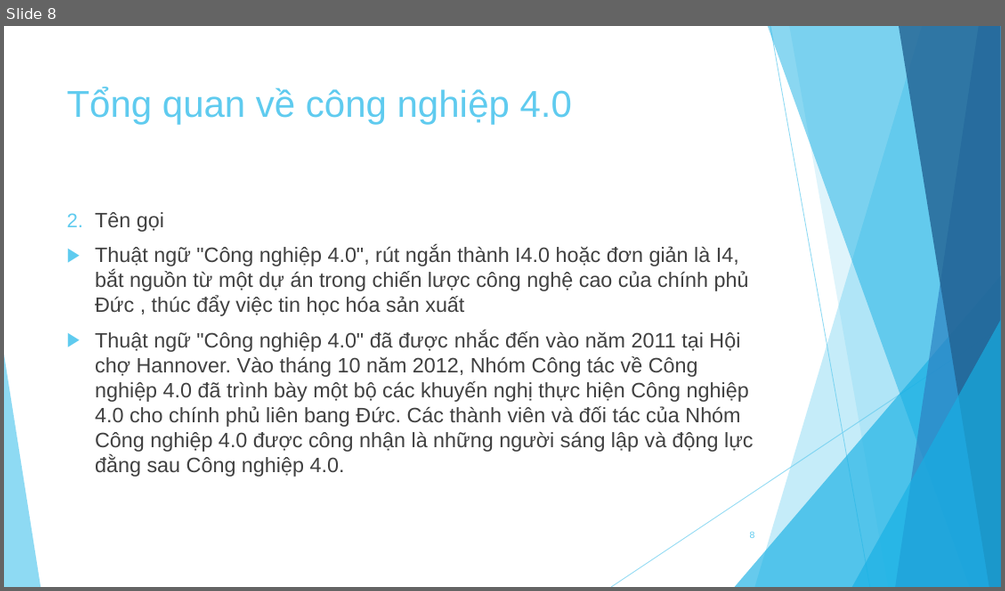
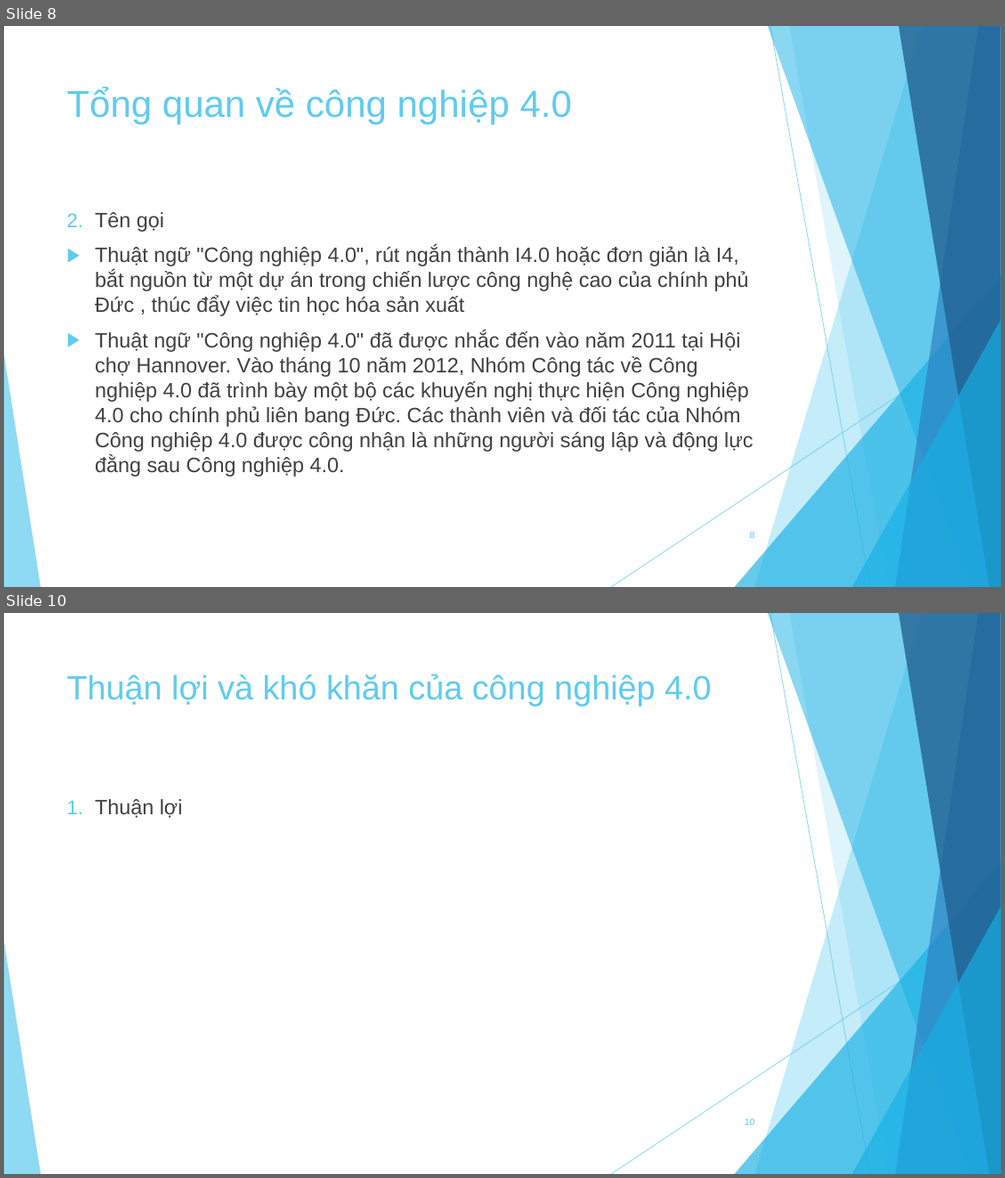
Before and after one commit to knst18ck2/KNST, a slide deck: Báo cáo.pptx. Shown one above the other, each under a label of ours: slide 8 before the commit, slides 8 and 10 after it; the slides between them are not shown. The pictures are 1005x591 and 1005x1178 pixels, drawn with LibreOffice and Linux fonts; fonts in the diff are those of the drawing. Boxes give left, top, right and bottom in pixels: in the first picture for what was removed or moved away, otherwise in the second. Text is boxed around its words. In the diff, an @@ line names an element or a change of style, - is before the commit and + after.

```diff
--- a/Báo cáo.pptx
+++ b/Báo cáo.pptx
@@ slide 10 added at box(4, 613, 1001, 1174), background #FFFFFF; not listed: 10 template elements that a slide beside it also shows @@
@@ title added at box(67, 674, 712, 706), 32.4 pt, text #5FCBEF @@
+Thuận lợi và khó khăn của công nghiệp 4.0
@@ text added at box(95, 799, 183, 818), 20 pt, text #404040 @@
+1. Thuận lợi
@@ page number added at box(744, 1118, 755, 1125), 9 pt, text #5FCBEF @@
+10
```
Also in this commit, not shown: 1 slide changed, 1 other slide added.
